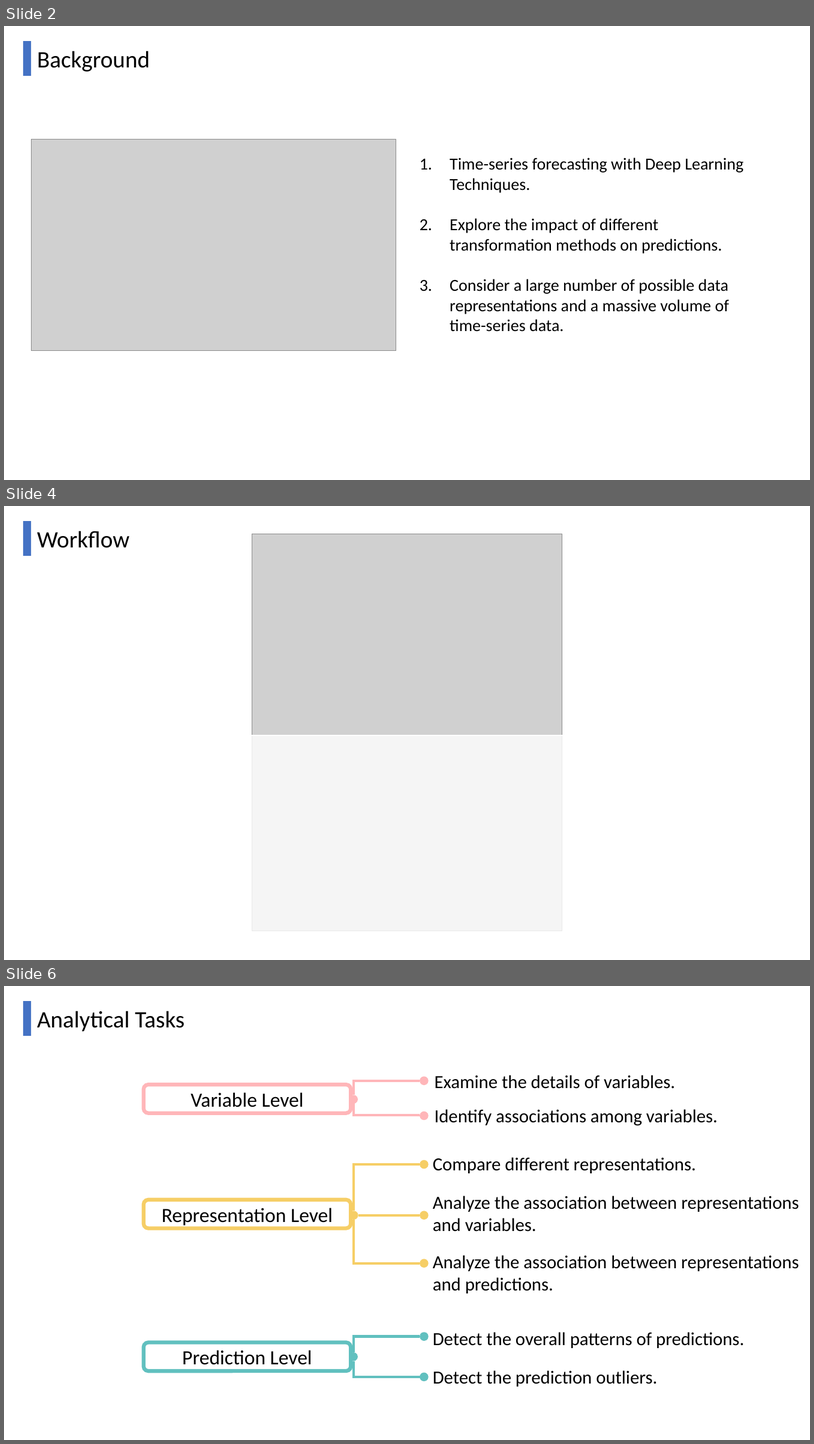
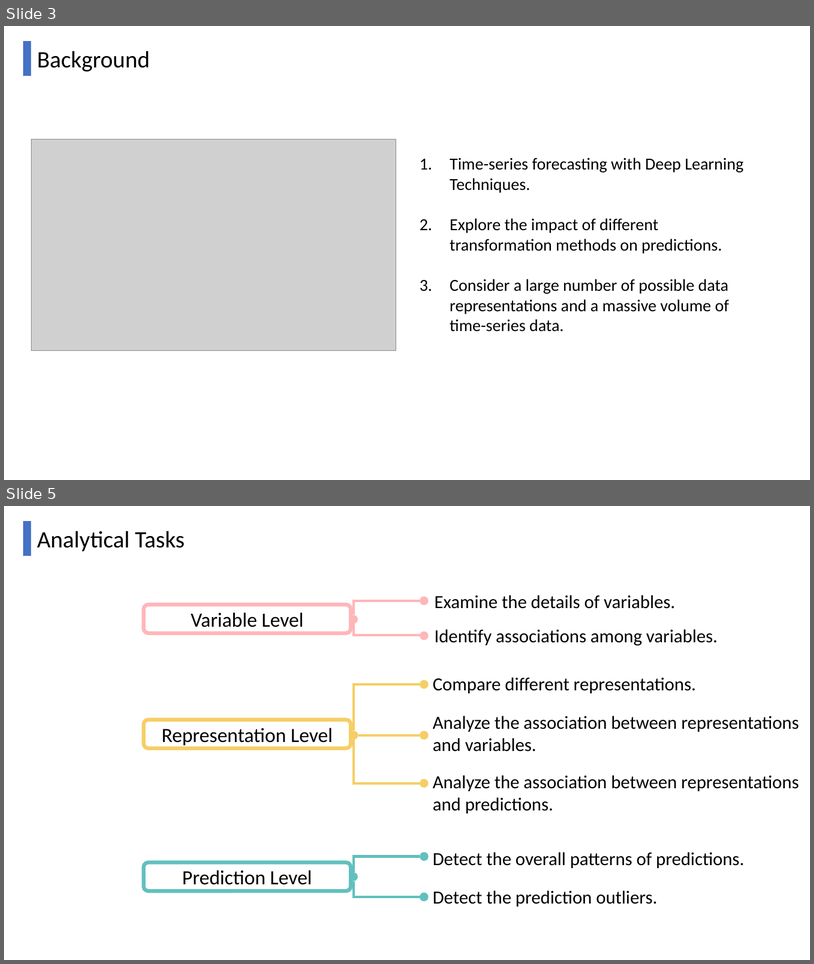
Before and after one commit to CatherineHao/Steerable-time-series-forecast, a slide deck: script(1).pptx. Shown one above the other, each under a label of ours: slides 2, 4 and 6 before the commit, slides 3 and 5 after it; the slides between them are not shown. The pictures are 814x1444 and 814x964 pixels, drawn with LibreOffice and Linux fonts; fonts in the diff are those of the drawing; grey boxes stand for pictures. Boxes give left, top, right and bottom in pixels: in the first picture for what was removed or moved away, otherwise in the second. Text is boxed around its words. In the diff, an @@ line names an element or a change of style, - is before the commit and + after.

```diff
--- a/script(1).pptx
+++ b/script(1).pptx
@@ slide 4 removed at <box>4,506,810,960</box>, background #FFFFFF @@
@@ rectangle removed at <box>23,521,31,556</box> @@
@@ text removed at <box>37,531,129,548</box> @@
-Workflow
@@ picture removed at <box>252,534,563,930</box> @@
@@ rectangle removed at <box>232,735,583,936</box> @@
@@ what was slide 2 is now slide 3 @@
@@ what was slide 6 is now slide 5 @@
```
Also in this commit, not shown: 2 slides changed, 4 slides added, 1 other slide removed, 3 other files.
